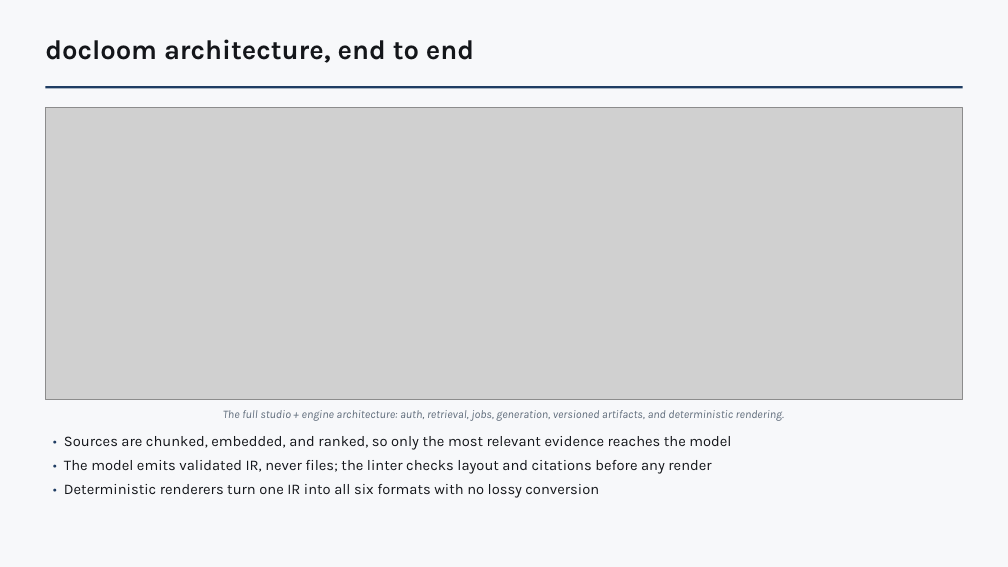
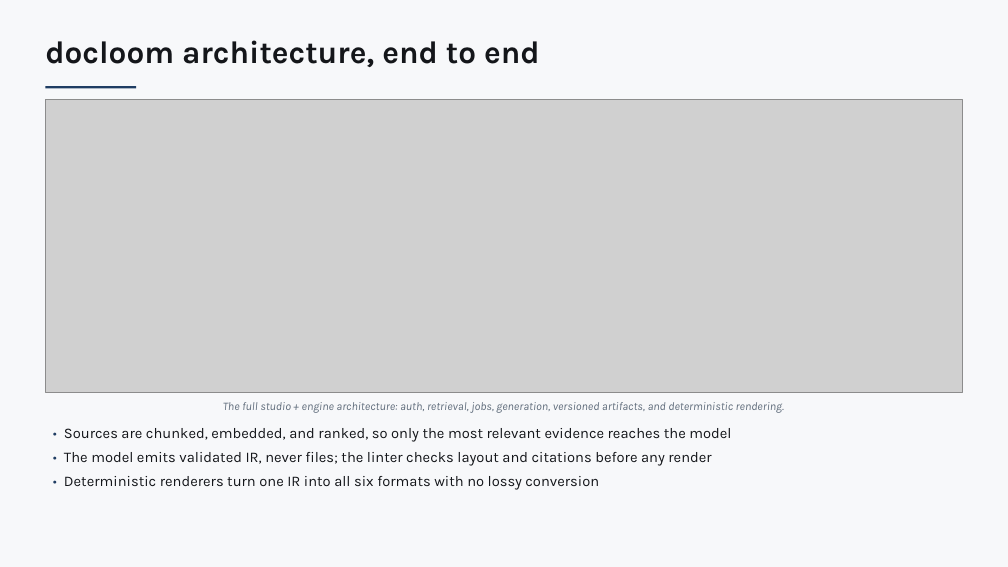
Before and after one commit to kirti34n/docloom, a slide deck: slide 5 of examples/dogfood/output/deck.pptx (slide 4 before the commit). Drawn at 1008x567 pixels with LibreOffice and Linux fonts; fonts in the diff are those of the drawing; grey boxes stand for pictures. Boxes give left, top, right and bottom in pixels: in the first picture for what was removed or moved away, otherwise in the second. Text is boxed around its words. In the diff, an @@ line names an element or a change of style, - is before the commit and + after.

```diff
--- a/examples/dogfood/output/deck.pptx
+++ b/examples/dogfood/output/deck.pptx
@@ text "docloom architecture, end to end" at <box>45,40,540,67</box>: size 26 to 30 pt @@
@@ rectangle removed at <box>45,86,963,88</box> @@
@@ picture: place and size @@
-picture at <box>45,107,963,400</box>
+picture at <box>45,100,963,392</box>
@@ text "The full studio + engine ...": place and size @@
-text "The full studio + engine ..." at <box>223,410,784,421</box>
+text "The full studio + engine ..." at <box>223,402,784,413</box>
@@ text "• Sources are chunked, embedded, ...": place and size @@
-text "• Sources are chunked, embedded, ..." at <box>64,436,731,498</box>
+text "• Sources are chunked, embedded, ..." at <box>64,428,731,490</box>
```
Also in this commit, not shown: 12 other slides changed, 3 slides added, 18 other files.
